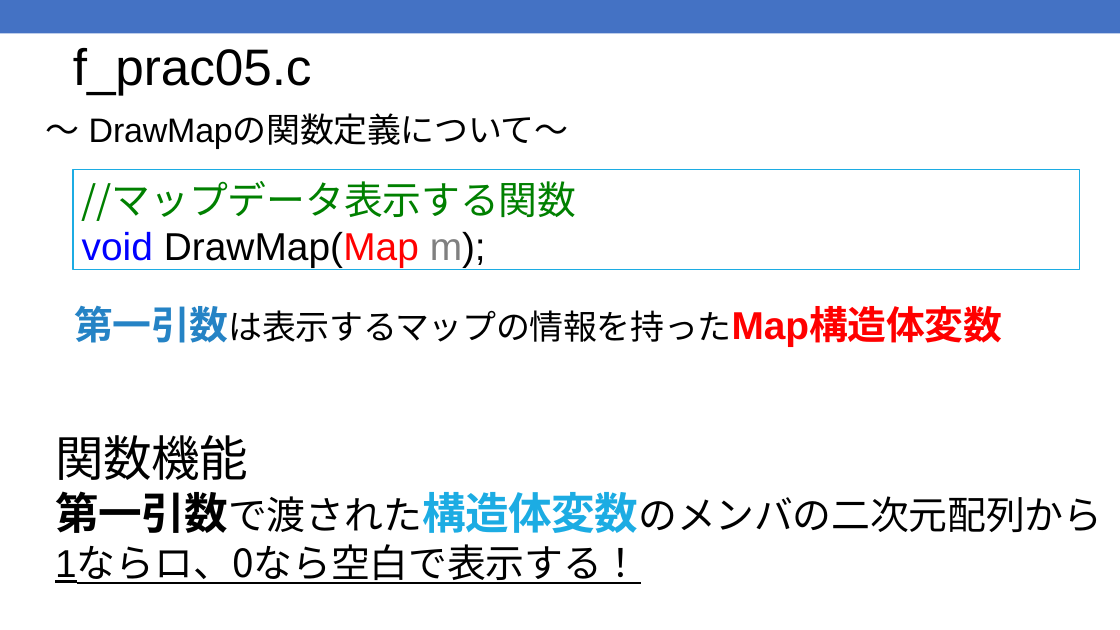
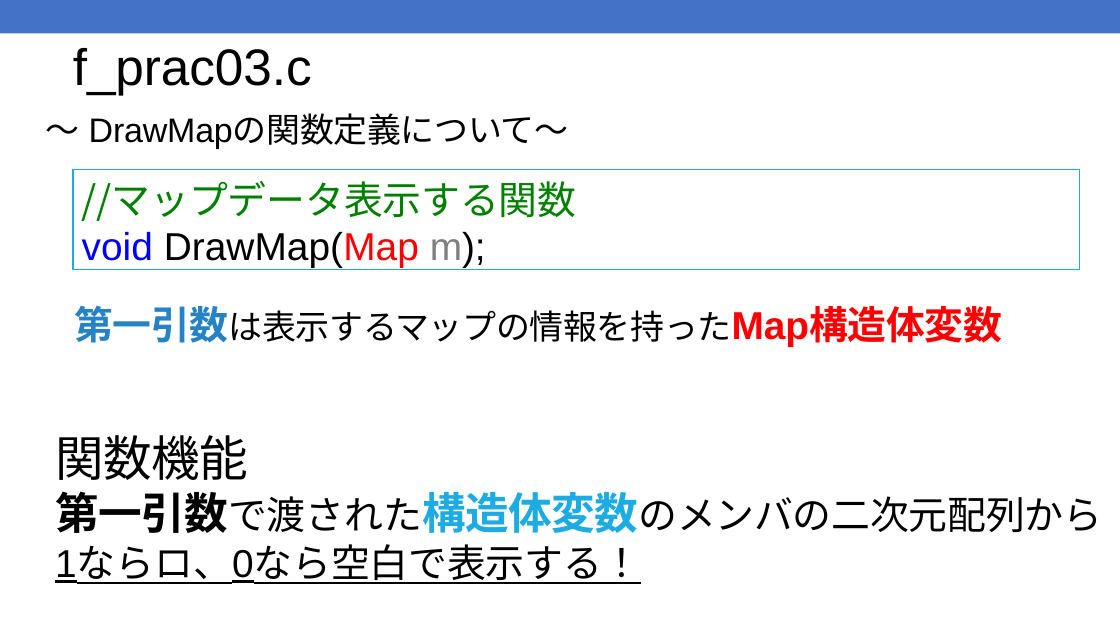
Before and after one commit to kic-murata/cpp2025, a slide deck: slide 45 of 授業資料/演習問題：ファイル処理.pptx. Drawn at 1120x630 pixels with LibreOffice and Linux fonts; fonts in the diff are those of the drawing. Boxes give left, top, right and bottom in pixels: in the first picture for what was removed or moved away, otherwise in the second. Text is boxed around its words. In the diff, an @@ line names an element or a change of style, - is before the commit and + after.

```diff
--- a/授業資料/演習問題：ファイル処理.pptx
+++ b/授業資料/演習問題：ファイル処理.pptx
@@ title at bbox=[73, 48, 312, 95]: text changed @@
-f_prac05.c
+f_prac03.c
@@ text at bbox=[55, 546, 641, 584]: font Noto Sans CJK JP to Arial in "1ならロ、0なら空白で表示する！" @@
```
Also in this commit, not shown: 18 other slides changed.
